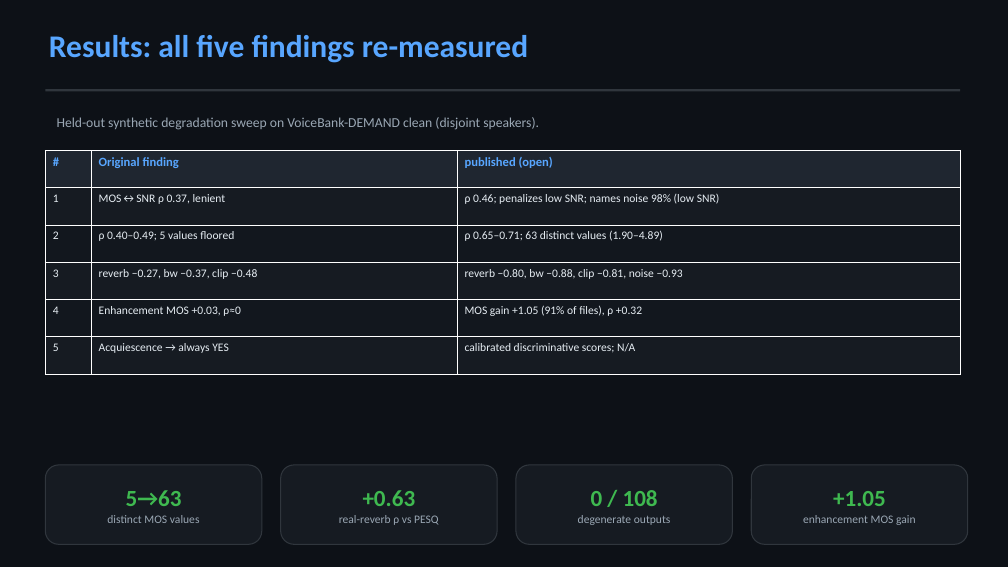
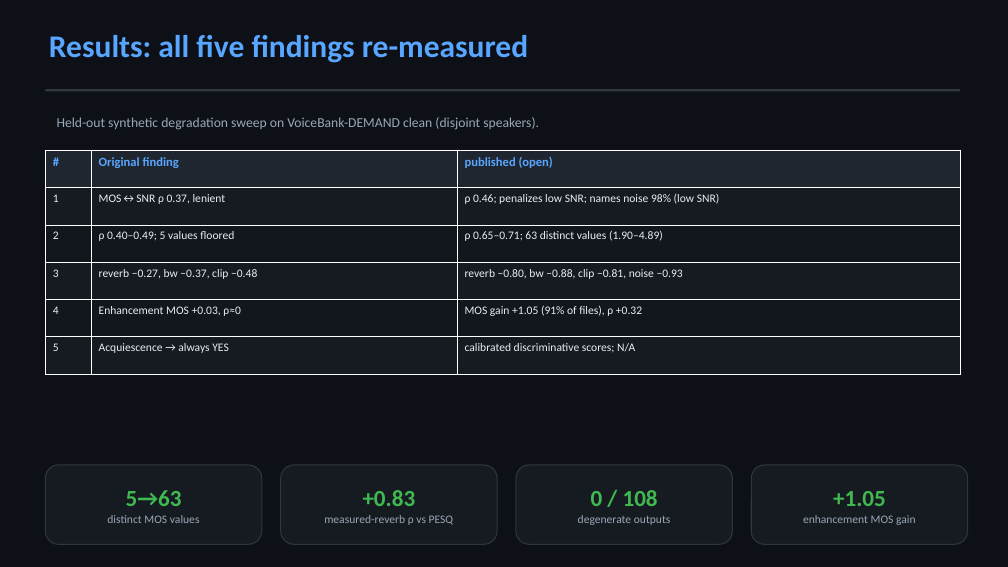
Before and after one commit to LarocheC/llm-sqa, a slide deck: slide 12 of experiments/results/planb_deck.pptx. Drawn at 1008x567 pixels with LibreOffice and Linux fonts; fonts in the diff are those of the drawing. Boxes give left, top, right and bottom in pixels: in the first picture for what was removed or moved away, otherwise in the second. Text is boxed around its words. In the diff, an @@ line names an element or a change of style, - is before the commit and + after.

Commit message:
Correct an overclaim: the "real-reverb" control tested SIMULATED RIRs
The control that decided the reverb question sampled the RIR pool uniformly. SLR28 is
~60,000 simulated (image-method) responses vs ~320 genuinely measured ones, so it drew
only simulated RIRs -- while the code, the docs, the deck and the model card all called
them "real". The claim "open tracks perceived quality ~2x better on real rooms" was
therefore not supported.

Re-run with a filter that keeps only measured responses (RWCP / Aachen AIR / REVERB),
96 clips x 12 RIRs, held out from BOTH models. Scored against PESQ:

    synthetic exp-decay (our generator)          v3 +0.610   open +0.391
    SLR28 simulated (open TRAINED on these)      v3 +0.328   open +0.632
    REAL measured (held out from both)           v3 +0.787   open +0.827

On genuinely measured rooms the two models are close and open leads only modestly
(+0.83 vs +0.79). The large gap is on the simulated RIRs open trained on, so it largely
reflects an in-distribution advantage rather than generalization. v3 is not bad at
reverb on real rooms. Both models do markedly better on real RIRs than on either
synthetic kind.

eval_realreverb.py now filters to measured RIRs by default (is_real_rir) and asserts no
simulated response leaks in. The corpus itself is unaffected: its reverb comes from the
SLR28 *simulated* bank (verified: the training bank is 24/24 simulated), which is also
why the wording "real SLR28 RIRs" is corrected to "simulated" throughout.

FINDINGS, PLAN_B_SUMMARY, README, the deck slide, the figure and the published HF model
card are all corrected.

```diff
--- a/experiments/results/planb_deck.pptx
+++ b/experiments/results/planb_deck.pptx
@@ text in rounded rectangle at (324,490,454,525): text changed @@
-+0.63
-real-reverb ρ vs PESQ
++0.83
+measured-reverb ρ vs PESQ
```
Also in this commit, not shown: 2 other slides changed, 8 other files.
